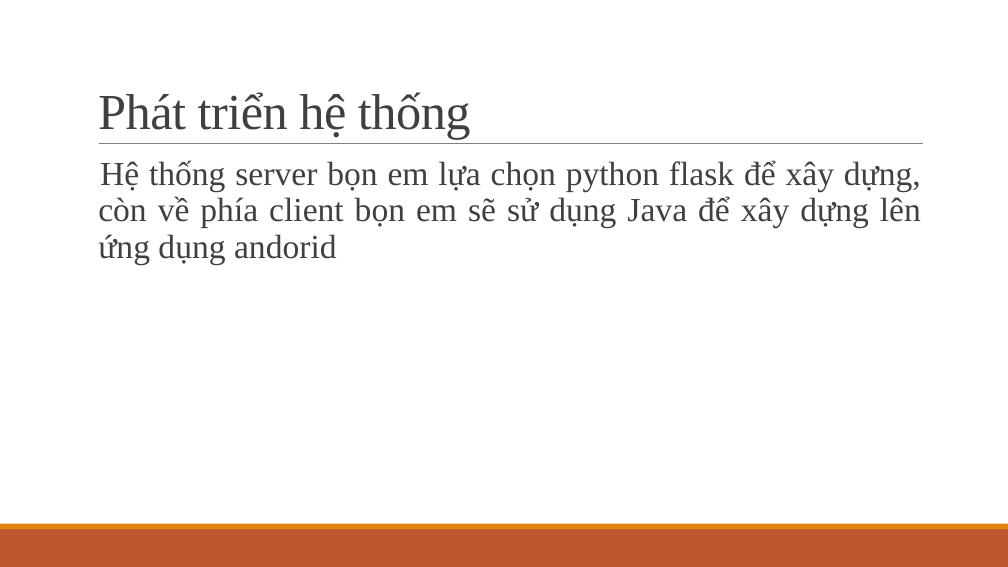
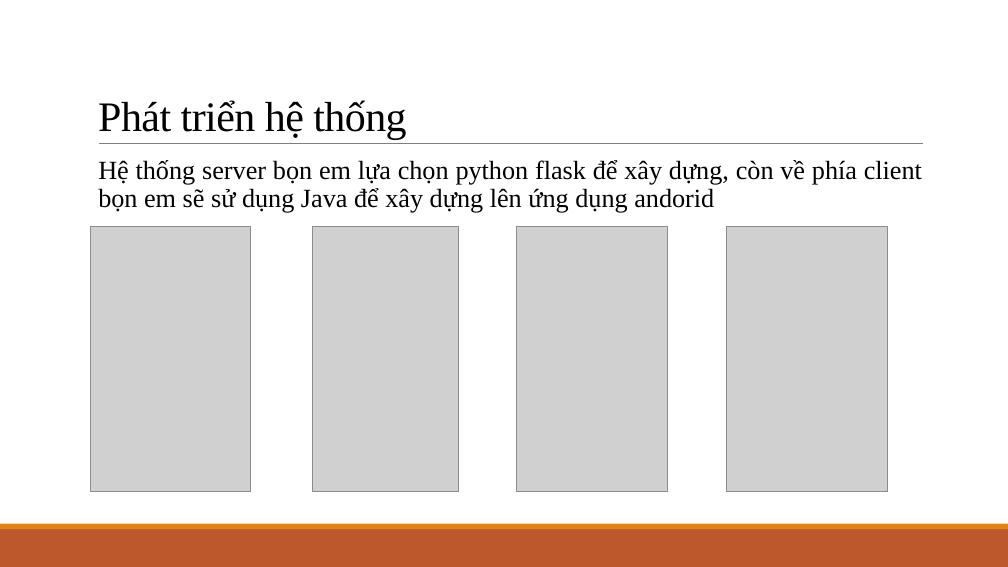
Before and after one commit to KMA-CT3-TTCS/document, a slide deck: slide 21 of Thái-Thị-Thanh-Vân_Nhóm1_v1.0.pptx (slide 18 before the commit). Drawn at 1008x567 pixels with LibreOffice and Linux fonts; fonts in the diff are those of the drawing; grey boxes stand for pictures. Boxes give left, top, right and bottom in pixels: in the first picture for what was removed or moved away, otherwise in the second. Text is boxed around its words. In the diff, an @@ line names an element or a change of style, - is before the commit and + after.

```diff
--- a/Thái-Thị-Thanh-Vân_Nhóm1_v1.0.pptx
+++ b/Thái-Thị-Thanh-Vân_Nhóm1_v1.0.pptx
@@ title "Phát triển hệ thống" at (98,100,406,139): size 48 to 40 pt, text colour #404040 to #000000 @@
@@ text "Hệ thống server bọn em ..." at (98,160,922,213): size 32 to 25 pt, text colour #404040 to #000000 @@
@@ picture added at (91,227,251,492) @@
@@ picture added at (313,227,458,492) @@
@@ picture added at (516,227,668,492) @@
@@ picture added at (727,227,888,492) @@
```
Also in this commit, not shown: 16 other slides changed, 4 slides added, 2 slides removed.
